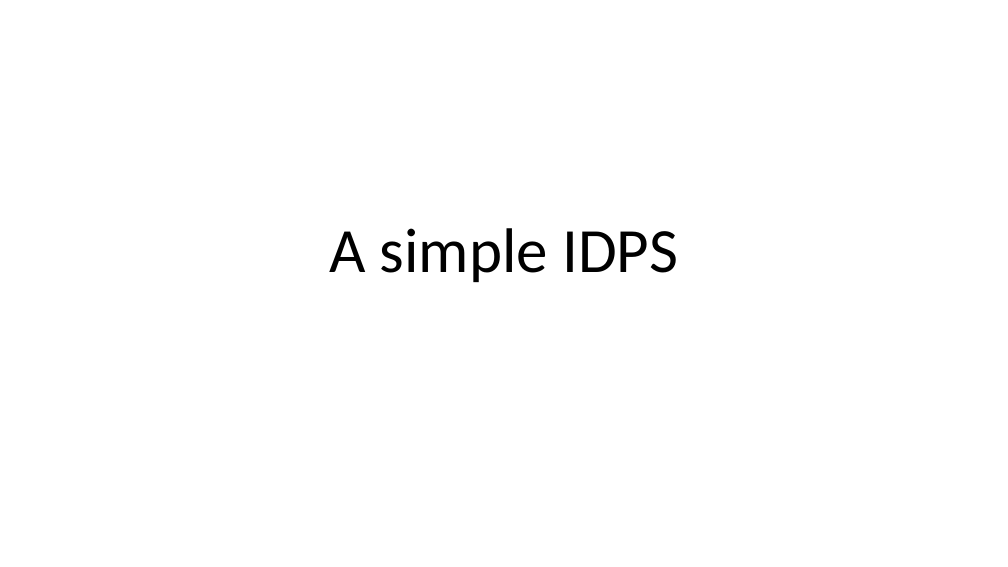
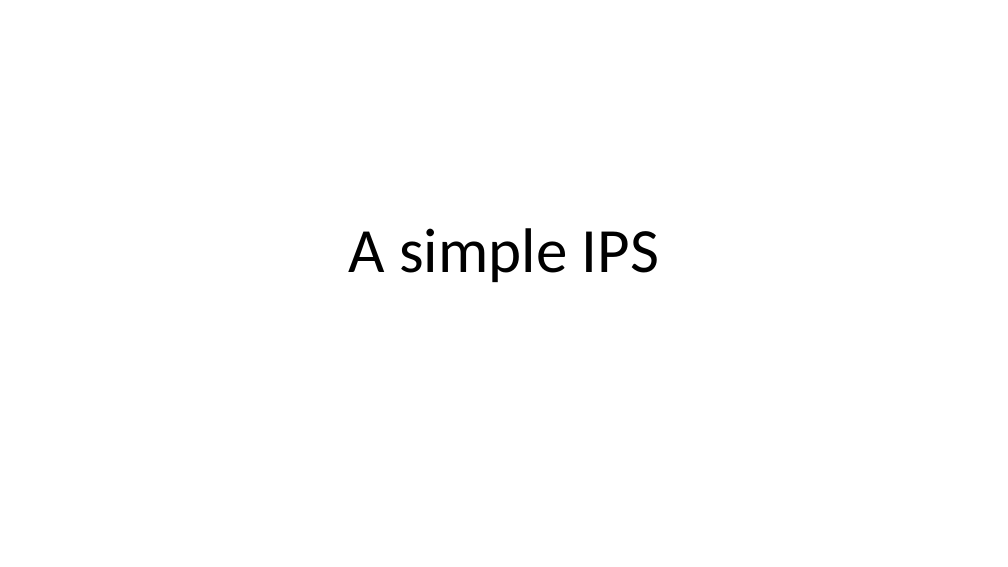
Before and after one commit to fparricelli/Encrypted-data-exchange-between-two-Arduino-boards-using-Symmetric-Encryption, a slide deck: slide 13 of Documentazione e cose così/Slide_concettuali_Luca.pptx. Drawn at 1008x567 pixels with LibreOffice and Linux fonts; fonts in the diff are those of the drawing. Boxes give left, top, right and bottom in pixels: in the first picture for what was removed or moved away, otherwise in the second. Text is boxed around its words. In the diff, an @@ line names an element or a change of style, - is before the commit and + after.

```diff
--- a/Documentazione e cose così/Slide_concettuali_Luca.pptx
+++ b/Documentazione e cose così/Slide_concettuali_Luca.pptx
@@ title at box(349, 228, 659, 282): text changed @@
-A simple IDPS
+A simple IPS
```
Also in this commit, not shown: 5 other slides changed, 4 slides added, 1 slide removed, 3 other files.
